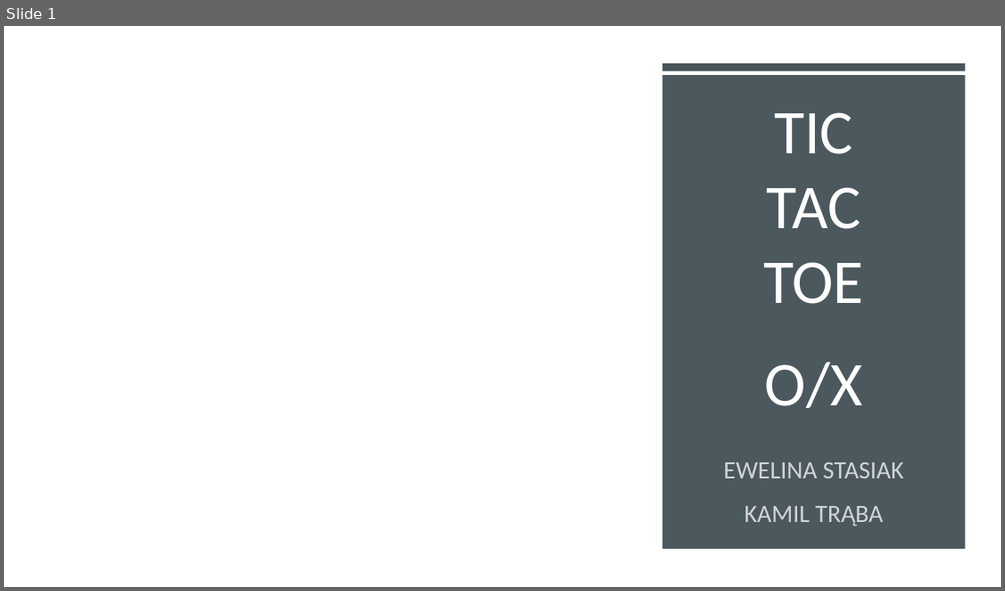
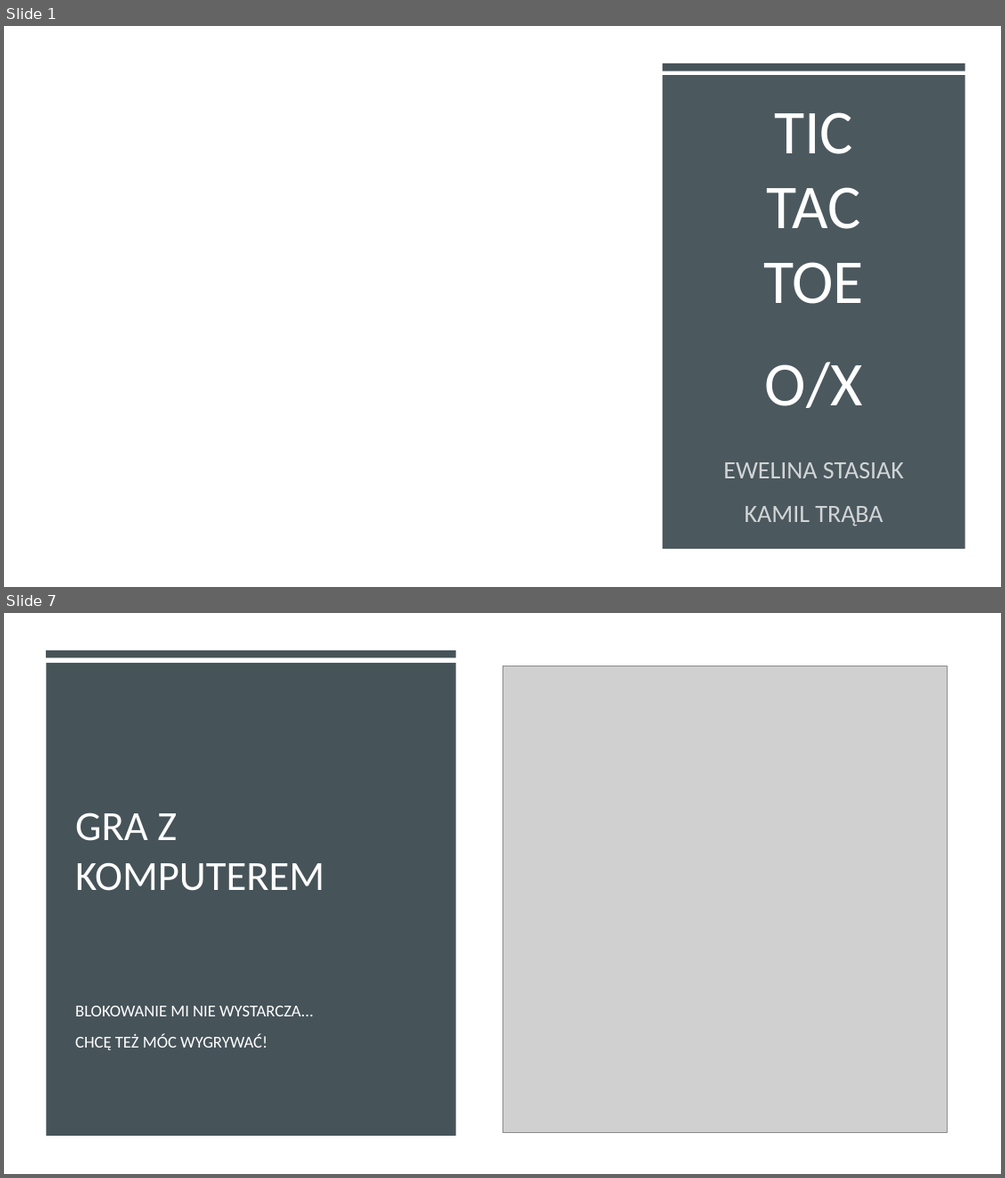
Before and after one commit to prooffek/Codecool-TicTacToe, a slide deck: TicTacToe.pptx. Shown one above the other, each under a label of ours: slide 1 before the commit, slides 1 and 7 after it; the slides between them are not shown. The pictures are 1005x591 and 1005x1178 pixels, drawn with LibreOffice and Linux fonts; fonts in the diff are those of the drawing; grey boxes stand for pictures; background and template pictures are left out. Boxes give left, top, right and bottom in pixels: in the first picture for what was removed or moved away, otherwise in the second. Text is boxed around its words. In the diff, an @@ line names an element or a change of style, - is before the commit and + after.

```diff
--- a/TicTacToe.pptx
+++ b/TicTacToe.pptx
@@ slide 7 added at (4,613,1001,1174), background #FFFFFF @@
@@ rectangle added at (4,613,1001,1174), fill #FFFFFF @@
@@ rectangle added at (46,650,455,657), fill #465359 @@
@@ rectangle added at (46,663,455,1135), fill #465359 @@
@@ picture added at (502,666,947,1133) @@
@@ title added at (75,812,324,891), 40 pt, text #FFFFFF @@
+GRA Z KOMPUTEREM
@@ subtitle added at (75,1005,314,1050), 16 pt, text #FFFFFF @@
+BLOKOWANIE MI NIE WYSTARCZA...
+CHCĘ TEŻ MÓC WYGRYWAĆ!
```
Also in this commit, not shown: 7 other slides added, 1 slide removed, 1 other file.
